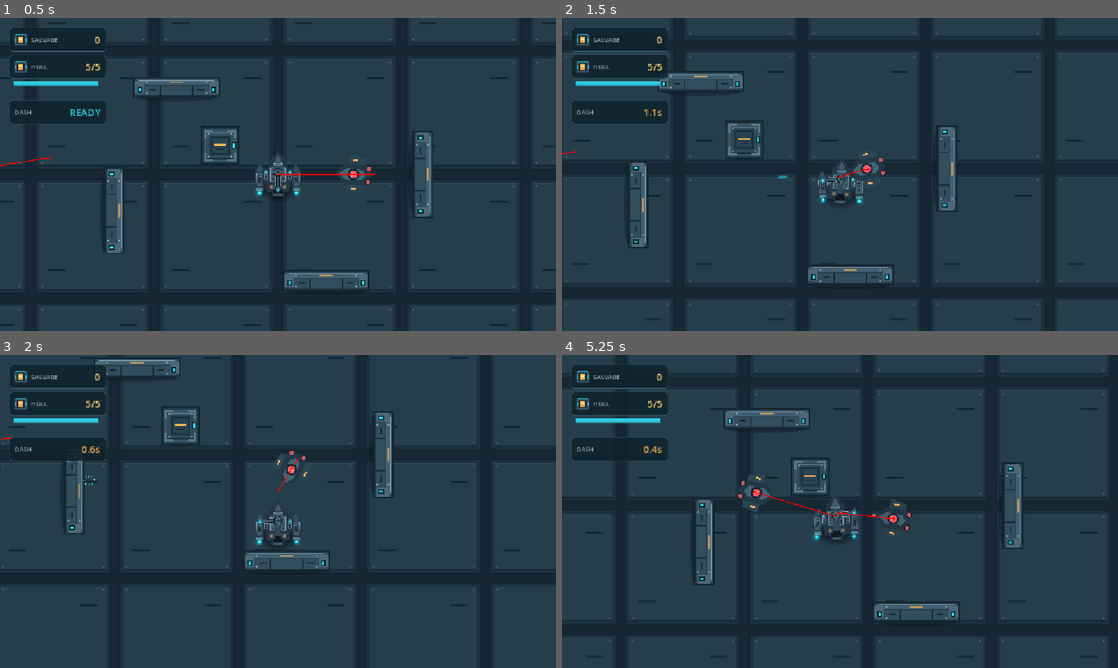
Above: before the commit, frames 1-4 (two rows, left to right).
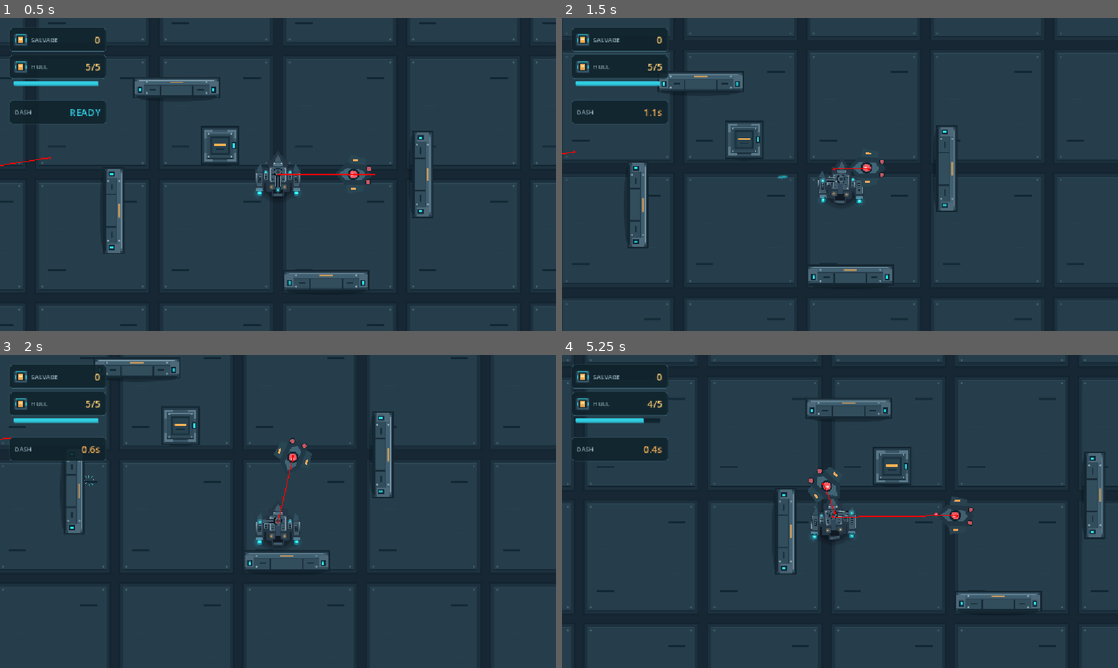
Above: after the commit, the same moments.

Repository: lolalolabob123/NeonSalvage-Godot
Game: Godot game, scene res://scenes/levels/SalvageYard_Prototype.tscn
Same seed, same stepped clock (60 frames per second), same inputs: the game is played once before the commit and once after it.
Inputs (mouse positions are in pixels of both pictures, inside the frame that each line leads up to):
- Up to frame 1 (0.5 s): no input
- Up to frame 2 (1.5 s): move the mouse to (962, 158) at 0.52 s; hold D (move_right) 0.53-1.28 s; tap Space (dash) at 0.6 s; move the mouse to (728, 190) at 1.27 s; hold S (move_down) from 1.28 s (still down); click (728, 190) at 1.35 s
- Up to frame 3 (2 s): keep holding S (move_down)
- Up to frame 4 (5.25 s): move the mouse to (895, 442) at 2.02 s; release S (move_down) at 2.03 s; hold D (move_right) 2.03-2.78 s; tap Space (dash) at 2.1, 3.6, 5.1 s; move the mouse to (812, 574) at 2.77 s; hold W (move_up) 2.78-3.53 s; click (812, 574) at 2.85 s; move the mouse to (1006, 558) at 3.52 s; hold A (move_left) 3.53-5.03 s; move the mouse to (673, 464) at 4.27 s; click (673, 464) at 4.35 s; move the mouse to (867, 511) at 5.02 s; hold S (move_down) from 5.03 s (still down)

Frame 1 is identical in both runs. In frame 2, 0.1% of the frame differs, in the area x 48-59%, y 42-54%; in frame 3, 0.4%; in frame 4, 14%, in the area x 0-100%, y 0-100%.

Commit message:
improved ai patrolling

Diff:
--- a/neon-salvage/scenes/levels/Blacksite7_LayoutTest.tscn
+++ b/neon-salvage/scenes/levels/Blacksite7_LayoutTest.tscn
@@ -3,15 +3,16 @@
 [ext_resource type="Texture2D" uid="uid://cqqouqhcddfm6" path="res://assets/environment/IndustrialDeck_A.png" id="1_fkvdf"]
 [ext_resource type="PackedScene" uid="uid://b8sv2wmfuy86" path="res://scenes/player/PlayerDrone.tscn" id="4_v5ufq"]
 [ext_resource type="PackedScene" uid="uid://oohw5n16r2ll" path="res://scenes/ui/SalvageHUD.tscn" id="5_glfum"]
+[ext_resource type="PackedScene" uid="uid://bq0waxbah2ib0" path="res://scenes/enemies/SentryDrone.tscn" id="5_jbwxm"]
 [ext_resource type="PackedScene" uid="uid://bx1wgwy237acn" path="res://scenes/ui/GameOverScreen.tscn" id="7_fs38f"]
 
-[sub_resource type="NavigationPolygon" id="NavigationPolygon_bxvkx"]
-vertices = PackedVector2Array(-110, -148, 332, -100, 268, -100, -900, -118, -310, -148, 200, 188, 0, 188, -308, 175, -308, -25, 268, 100, -110, -212, -310, -212, -900, -268, -900, -332, 1516.9922, 1009.97656, 200, 252, 332, 100, 1515, -1004.9922, -1517.9375, 1004.0078, 0, 252, -1507.0469, -1002, -900, -182, -1100, -268, -1100, -182, -372, 175, -1100, -332, -1100, -118, -372, -25)
-polygons = Array[PackedInt32Array]([PackedInt32Array(0, 1, 2, 3, 4), PackedInt32Array(5, 6, 7, 8, 2, 9), PackedInt32Array(10, 11, 12, 13), PackedInt32Array(14, 15, 16, 17), PackedInt32Array(15, 14, 18, 19), PackedInt32Array(16, 15, 5, 9), PackedInt32Array(17, 16, 1), PackedInt32Array(20, 17, 1, 10), PackedInt32Array(4, 3, 21, 11), PackedInt32Array(22, 12, 11, 21, 23), PackedInt32Array(7, 6, 19, 18, 24), PackedInt32Array(1, 0, 10), PackedInt32Array(20, 10, 13), PackedInt32Array(20, 13, 25), PackedInt32Array(18, 20, 25, 22), PackedInt32Array(18, 22, 23), PackedInt32Array(18, 23, 26), PackedInt32Array(24, 18, 26, 3, 27), PackedInt32Array(27, 3, 2, 8)])
-outlines = Array[PackedVector2Array]([PackedVector2Array(-1517, -1012, 1525, -1015, 1527, 1020, -1528, 1014)])
+[sub_resource type="NavigationPolygon" id="NavigationPolygon_r75la"]
+vertices = PackedVector2Array(942, -50, 942, -270, 1682, -270, 1682, 270, 942, 270, 942, 50, 370, -50, 370, 50, 370, 270, -370, 270, -370, -270, 370, -270)
+polygons = Array[PackedInt32Array]([PackedInt32Array(0, 1, 2, 3), PackedInt32Array(3, 4, 5), PackedInt32Array(0, 3, 5), PackedInt32Array(6, 0, 5, 7), PackedInt32Array(7, 8, 9, 10), PackedInt32Array(6, 7, 10), PackedInt32Array(11, 6, 10)])
+outlines = Array[PackedVector2Array]([PackedVector2Array(-400, -300, 400, -300, 400, -80, 912, -80, 912, -300, 1712, -300, 1712, 300, 912, 300, 912, 80, 400, 80, 400, 300, -400, 300)])
 parsed_geometry_type = 1
 parsed_collision_mask = 4294967041
-source_geometry_mode = 2
+source_geometry_mode = 1
 source_geometry_group_name = &"navigation_blockers"
 agent_radius = 30.0
 
@@ -39,24 +40,26 @@
 [node name="Blacksite7_LayoutTest" type="Node2D" unique_id=1876928811]
 
 [node name="Floor" type="TextureRect" parent="." unique_id=30215839]
-offset_left = -1536.0
-offset_top = -1024.0
-offset_right = 1536.0
-offset_bottom = 1024.0
+offset_left = -1600.0
+offset_top = -1000.0
+offset_right = 2000.0
+offset_bottom = 1000.0
 mouse_filter = 2
 texture = ExtResource("1_fkvdf")
 expand_mode = 1
 stretch_mode = 1
 
 [node name="PlayerDrone" parent="." unique_id=1138100880 instance=ExtResource("4_v5ufq")]
+position = Vector2(-280, 220)
 dash_unlocked = true
 
 [node name="SalvageHUD" parent="." unique_id=507685534 instance=ExtResource("5_glfum")]
 
 [node name="GameOverScreen" parent="." unique_id=557411570 instance=ExtResource("7_fs38f")]
+visible = false
 
 [node name="EnemyNavigation" type="NavigationRegion2D" parent="." unique_id=572508341]
-navigation_polygon = SubResource("NavigationPolygon_bxvkx")
+navigation_polygon = SubResource("NavigationPolygon_r75la")
 
 [node name="PatrolRoutes" type="Node2D" parent="." unique_id=1283895199]
 
@@ -104,7 +107,7 @@
 polygon = PackedVector2Array(-16, -300, 16, -300, 16, 300, -16, 300)
 
 [node name="WallEastUpper" type="StaticBody2D" parent="EntryRoom" unique_id=153028004 groups=["navigation_blockers"]]
-position = Vector2(-416, -190)
+position = Vector2(416, -190)
 collision_mask = 0
 
 [node name="CollisionShape2D" type="CollisionShape2D" parent="EntryRoom/WallEastUpper" unique_id=268986676]
@@ -120,6 +123,68 @@
 
 [node name="CollisionShape2D" type="CollisionShape2D" parent="EntryRoom/WallEastLower" unique_id=2136333888]
 shape = SubResource("RectangleShape2D_fkvdf")
+
+[node name="Polygon2D" type="Polygon2D" parent="EntryRoom/WallEastLower" unique_id=1672602917]
+color = Color(0.20392157, 0.28627452, 0.33333334, 1)
+polygon = PackedVector2Array(-16, -110, 16, -110, 16, 110, -16, 110)
+
+[node name="SecurityRoom" type="Node2D" parent="." unique_id=641623183]
+position = Vector2(1312, 0)
+
+[node name="WallNorth" type="StaticBody2D" parent="SecurityRoom" unique_id=1277645710 groups=["navigation_blockers"]]
+position = Vector2(0, -316)
+collision_mask = 0
+
+[node name="CollisionShape2D" type="CollisionShape2D" parent="SecurityRoom/WallNorth" unique_id=1754719690]
+shape = SubResource("RectangleShape2D_0gddg")
+
+[node name="Polygon2D" type="Polygon2D" parent="SecurityRoom/WallNorth" unique_id=2008764024]
+color = Color(0.20392157, 0.28627452, 0.33333334, 1)
+polygon = PackedVector2Array(-432, -16, 432, -16, 432, 16, -432, 16)
+
+[node name="WallSouth" type="StaticBody2D" parent="SecurityRoom" unique_id=52447847 groups=["navigation_blockers"]]
+position = Vector2(0, 316)
+collision_mask = 0
+
+[node name="CollisionShape2D" type="CollisionShape2D" parent="SecurityRoom/WallSouth" unique_id=849614323]
+shape = SubResource("RectangleShape2D_r75la")
+
+[node name="Polygon2D" type="Polygon2D" parent="SecurityRoom/WallSouth" unique_id=1241266422]
+color = Color(0.20392157, 0.28627452, 0.33333334, 1)
+polygon = PackedVector2Array(-432, -16, 432, -16, 432, 16, -432, 16)
+
+[node name="WallEast" type="StaticBody2D" parent="SecurityRoom" unique_id=1145178574 groups=["navigation_blockers"]]
+position = Vector2(416, 0)
+collision_mask = 0
+
+[node name="CollisionShape2D" type="CollisionShape2D" parent="SecurityRoom/WallEast" unique_id=1213342150]
+shape = SubResource("RectangleShape2D_jbwxm")
+
+[node name="Polygon2D" type="Polygon2D" parent="SecurityRoom/WallEast" unique_id=783245379]
+color = Color(0.20392157, 0.28627452, 0.33333334, 1)
+polygon = PackedVector2Array(-16, -300, 16, -300, 16, 300, -16, 300)
+
+[node name="WallWestUpper" type="StaticBody2D" parent="SecurityRoom" unique_id=2030800715 groups=["navigation_blockers"]]
+position = Vector2(-416, -190)
+collision_mask = 0
+
+[node name="CollisionShape2D" type="CollisionShape2D" parent="SecurityRoom/WallWestUpper" unique_id=1068478295]
+shape = SubResource("RectangleShape2D_5g8r0")
+
+[node name="Polygon2D" type="Polygon2D" parent="SecurityRoom/WallWestUpper" unique_id=1769370870]
+color = Color(0.20392157, 0.28627452, 0.33333334, 1)
+polygon = PackedVector2Array(-16, -110, 16, -110, 16, 110, -16, 110)
+
+[node name="WallWestLower" type="StaticBody2D" parent="SecurityRoom" unique_id=780571953 groups=["navigation_blockers"]]
+position = Vector2(-416, 190)
+collision_mask = 0
+
+[node name="CollisionShape2D" type="CollisionShape2D" parent="SecurityRoom/WallWestLower" unique_id=123549084]
+shape = SubResource("RectangleShape2D_fkvdf")
+
+[node name="Polygon2D" type="Polygon2D" parent="SecurityRoom/WallWestLower" unique_id=697223415]
+color = Color(0.20392157, 0.28627452, 0.33333334, 1)
+polygon = PackedVector2Array(-16, -110, 16, -110, 16, 110, -16, 110)
 
 [node name="Corridor" type="Node2D" parent="." unique_id=770490834]
 
@@ -150,3 +215,7 @@
 position = Vector2(15, -4)
 color = Color(0.11372549, 0.1882353, 0.23137255, 1)
 polygon = PackedVector2Array(400, -80, 912, -80, 912, 80, 400, 80)
+
+[node name="SentryDrone" parent="." unique_id=140838755 node_paths=PackedStringArray("patrol_route") instance=ExtResource("5_jbwxm")]
+position = Vector2(1312, 0)
+patrol_route = NodePath("../PatrolRoutes/SentryPatrol01")
--- a/neon-salvage/scripts/enemies/sentry_drone.gd
+++ b/neon-salvage/scripts/enemies/sentry_drone.gd
@@ -77,49 +77,74 @@
 
 
 func _on_body_entered(body: Node2D) -> void:
-
-	print("Sentry detection entered", body.name)
-
 	if not body.is_in_group("player"):
-		print("Body is not in the player group.")
-		return
-
-	print("Player detected. Health: ", body.get("current_health"))
+		return
 
 	if int(body.get("current_health")) <= 0:
-		print("Ignoring player because health is zero.")
-		return
-
+		return
+
+	# Remember the nearby player.
+	# Visibility is checked each physics frame
 	target = body
-	current_state = SentryState.PURSUE
-	navigation_agent.target_position = body.global_position
-
-	print("Sentry swithced to PURSUE.")
-
 
 func _on_body_exited(body: Node2D) -> void:
-	if body == target:
-		target = null
-
-		if has_last_known_position:
-			current_state = SentryState.INVESTIGATE
-			navigation_agent.target_position = last_known_position
-			investigation_timer = investigation_duration
-		else:
-			current_state = SentryState.GUARD
-
+	if body != target:
+		return
+
+	target = null
+
+	# Don't restart an investigation already in progress.
+	if current_state == SentryState.PURSUE:
+		begin_investigation()
+
+
+func begin_investigation() -> void:
+	is_winding_up = false
+	windup_timer = 0.0
+	fire_timer = fire_interval
+
+	if has_last_known_position:
+		current_state = SentryState.INVESTIGATE
+		navigation_agent.target_position = last_known_position
+		investigation_timer = investigation_duration
+	else:
+		current_state = SentryState.RETURN_TO_POST
+		navigation_agent.target_position = home_position
 
 func _physics_process(delta: float) -> void:
 
-	# Stop tracking the player after their health reaches zero.
+	# Update awareness before choosing movement.
 	if is_instance_valid(target):
 		if int(target.get("current_health")) <= 0:
 			target = null
 			current_state = SentryState.GUARD
+			has_last_known_position = false
+
+			is_winding_up = false
+			windup_timer = 0.0
+			fire_timer = fire_interval
+
+		elif has_line_of_sight():
+			# Only visible positions become remembered positions.
+			last_known_position = target.global_position
+			has_last_known_position = true
+
+			# Acquire or reacquire the player.
+			if current_state != SentryState.PURSUE:
+				current_state = SentryState.PURSUE
+				navigation_agent.target_position = last_known_position
+
+		elif current_state == SentryState.PURSUE:
+			# Sight was lost: investigate the saved position.
+			begin_investigation()
+
+	elif current_state == SentryState.PURSUE:
+		# Also handle a target that was removed from the scene.
+		begin_investigation()
 
 	var desired_velocity: Vector2 = Vector2.ZERO
 
-	if is_instance_valid(target):
+	if current_state == SentryState.PURSUE and is_instance_valid(target):
 		var to_player: Vector2 = target.global_position - global_position
 		var distance: float = to_player.length()
 
@@ -234,7 +259,11 @@
 	move_and_slide()
 
 	# Handle automatic firing.
-	if is_instance_valid(target) and has_line_of_sight():
+	if (
+		current_state == SentryState.PURSUE
+		and is_instance_valid(target)
+		and has_line_of_sight()
+	):
 
 		# Remember the player's position whenever they are visible
 		last_known_position = target.global_position
--- /dev/null
+++ b/neon-salvage/scripts/enemies/set_layout_navigation.gd
@@ -0,0 +1,40 @@
+@tool
+extends EditorScript
+
+func _run() -> void:
+	var scene := EditorInterface.get_edited_scene_root()
+
+	if scene == null or scene.name != "Blacksite7_LayoutTest":
+		push_error("Open Blacksite7_LayoutTest before running this script.")
+		return
+
+	var region := scene.get_node_or_null(
+		"EnemyNavigation"
+	) as NavigationRegion2D
+
+	if region == null or region.navigation_polygon == null:
+		push_error("EnemyNavigation needs a NavigationPolygon.")
+		return
+
+	# Preserve the configured baking system settings in a seperate resource.
+	var polygon := region.navigation_polygon.duplicate() as NavigationPolygon
+	polygon.clear_outlines()
+	polygon.clear_outlines()
+
+	polygon.add_outline(PackedVector2Array([
+		Vector2(-400, -300),
+		Vector2(400, -300),
+		Vector2(400, -80),
+		Vector2(912, -80),
+		Vector2(912, -300),
+		Vector2(1712, -300),
+		Vector2(1712, 300),
+		Vector2(912, 300),
+		Vector2(912, 80),
+		Vector2(400, 80),
+		Vector2(400, 300),
+		Vector2(-400, 300),
+	]))
+
+	region.navigation_polygon = polygon
+	EditorInterface.mark_scene_as_unsaved()
Not shown, added: neon-salvage/scripts/enemies/set_layout_navigation.gd.uid
